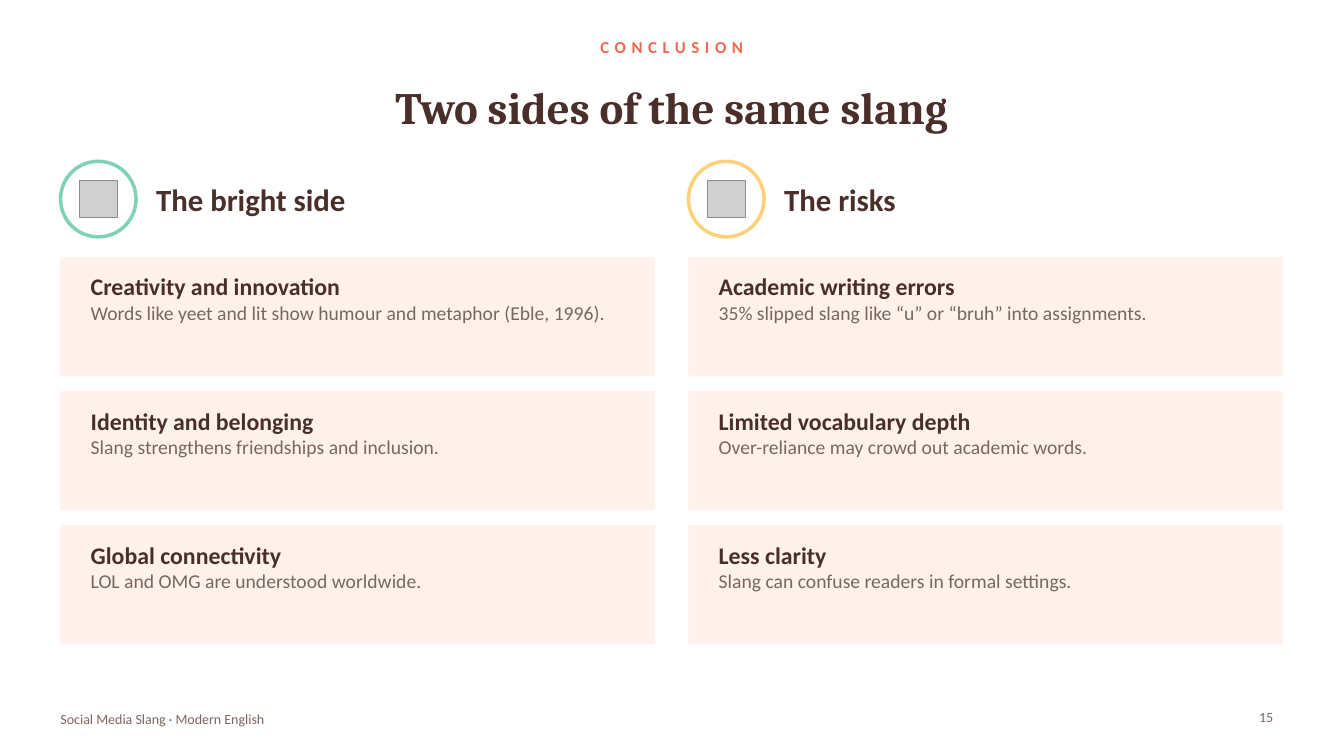
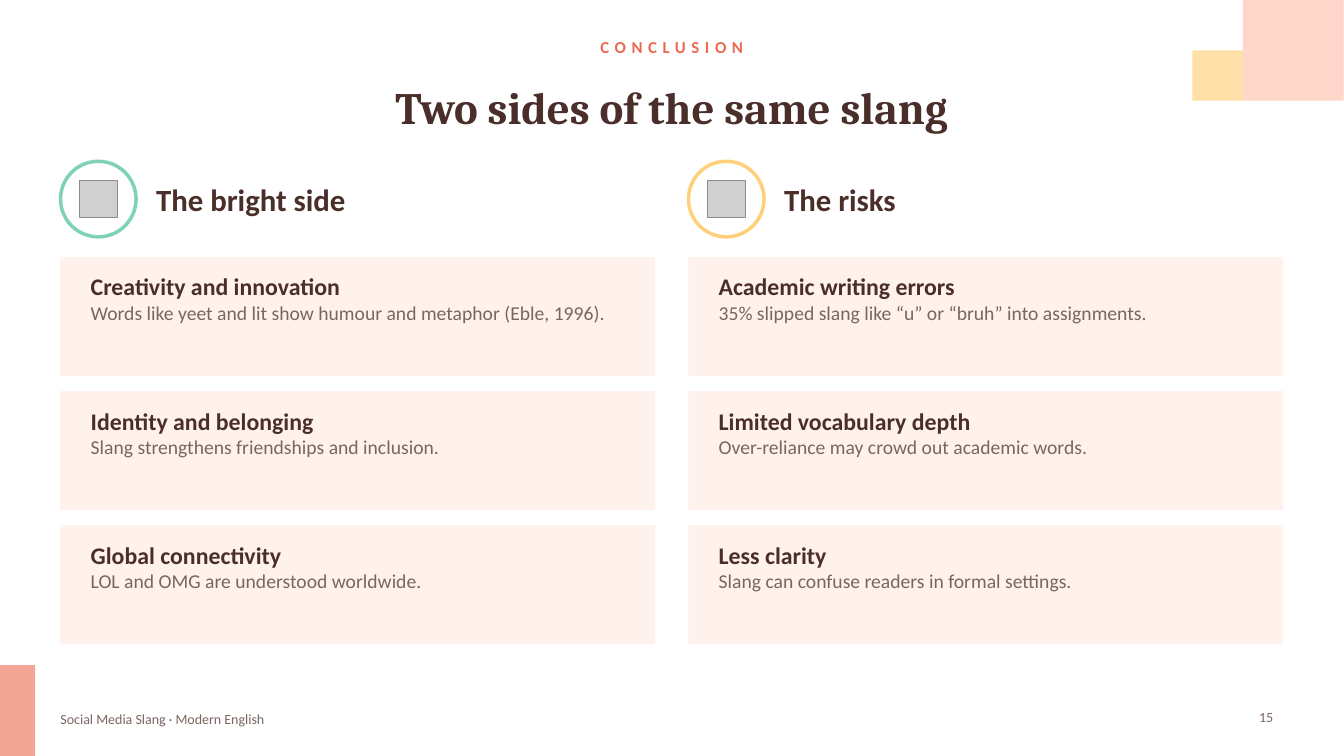
Before and after one commit to araymyrkieva9-sketch/english-daptar, a slide deck: slide 15 of variants/Slang_Presentation_4_Soft_Coral.pptx. Drawn at 1344x756 pixels with LibreOffice and Linux fonts; fonts in the diff are those of the drawing; grey boxes stand for pictures. Boxes give left, top, right and bottom in pixels: in the first picture for what was removed or moved away, otherwise in the second. Text is boxed around its words. In the diff, an @@ line names an element or a change of style, - is before the commit and + after.

```diff
--- a/variants/Slang_Presentation_4_Soft_Coral.pptx
+++ b/variants/Slang_Presentation_4_Soft_Coral.pptx
@@ rectangle added at [1243,0,1344,101], fill #FFB59E at 55% opacity @@
@@ rectangle added at [1193,50,1243,101], fill #FFD07A at 65% opacity @@
@@ rectangle added at [0,665,35,756], fill #EC6A50 at 60% opacity @@
```
Also in this commit, not shown: 18 other slides changed, 3 other files.
